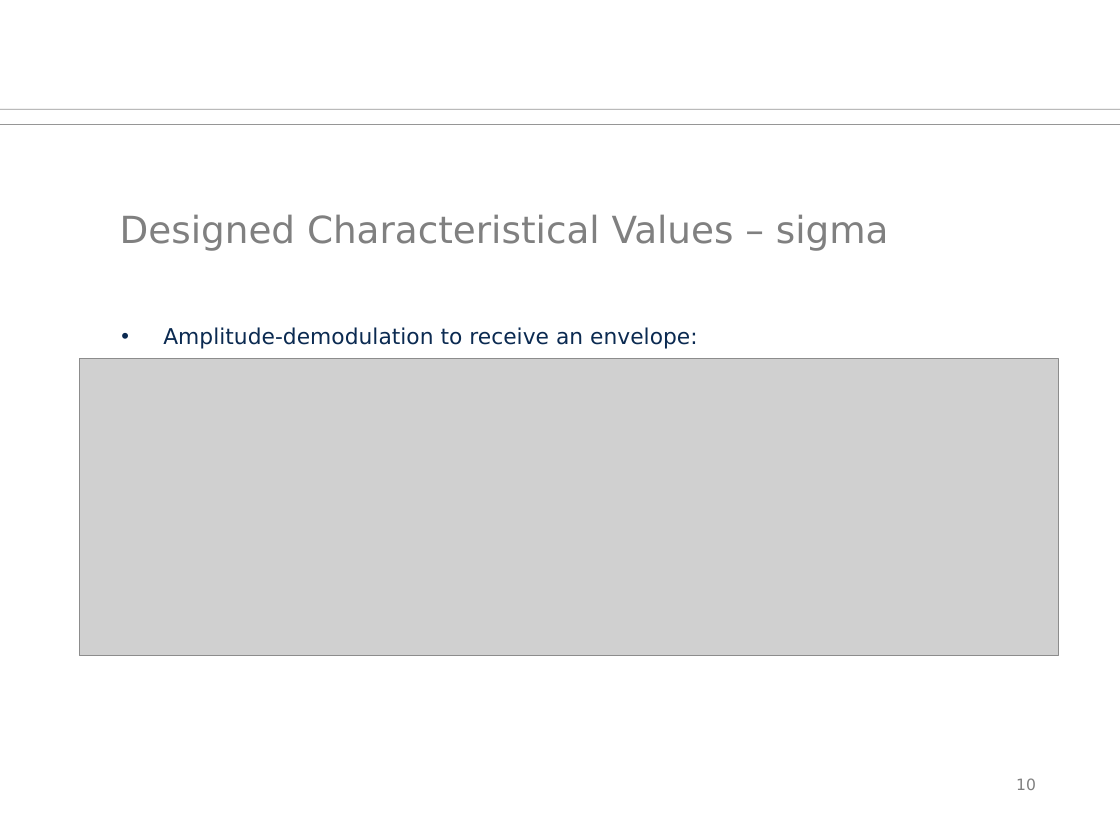
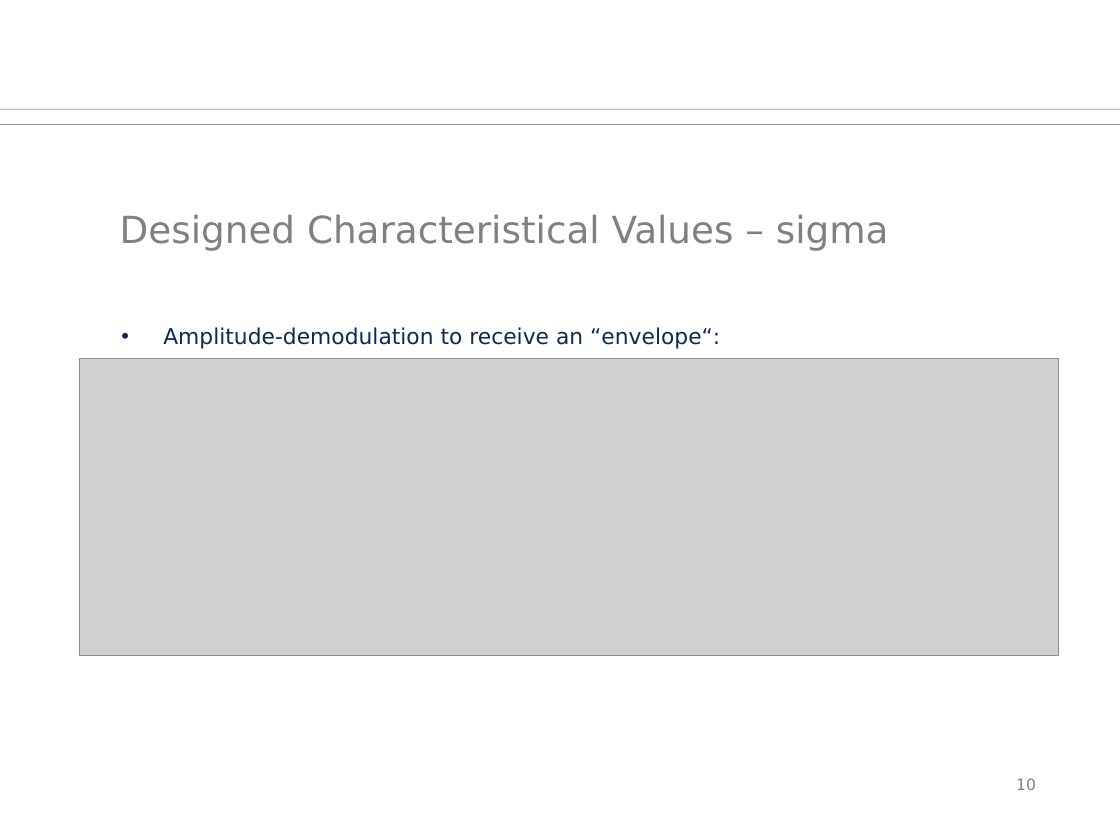
Before and after one commit to orgarten/Hauptseminar, a slide deck: slide 10 of Präsentation/btwf.odp. Drawn at 1120x840 pixels with LibreOffice and Linux fonts; fonts in the diff are those of the drawing; grey boxes stand for pictures; background and template pictures are left out. Boxes give left, top, right and bottom in pixels: in the first picture for what was removed or moved away, otherwise in the second. Text is boxed around its words. In the diff, an @@ line names an element or a change of style, - is before the commit and + after.

```diff
--- a/Präsentation/btwf.odp
+++ b/Präsentation/btwf.odp
@@ text at (x1=163, y1=327, x2=720, y2=349): text changed @@
-• Amplitude-demodulation to receive an envelope:
+• Amplitude-demodulation to receive an “envelope“:
```
Also in this commit, not shown: 1 slide removed, 1 other file.
